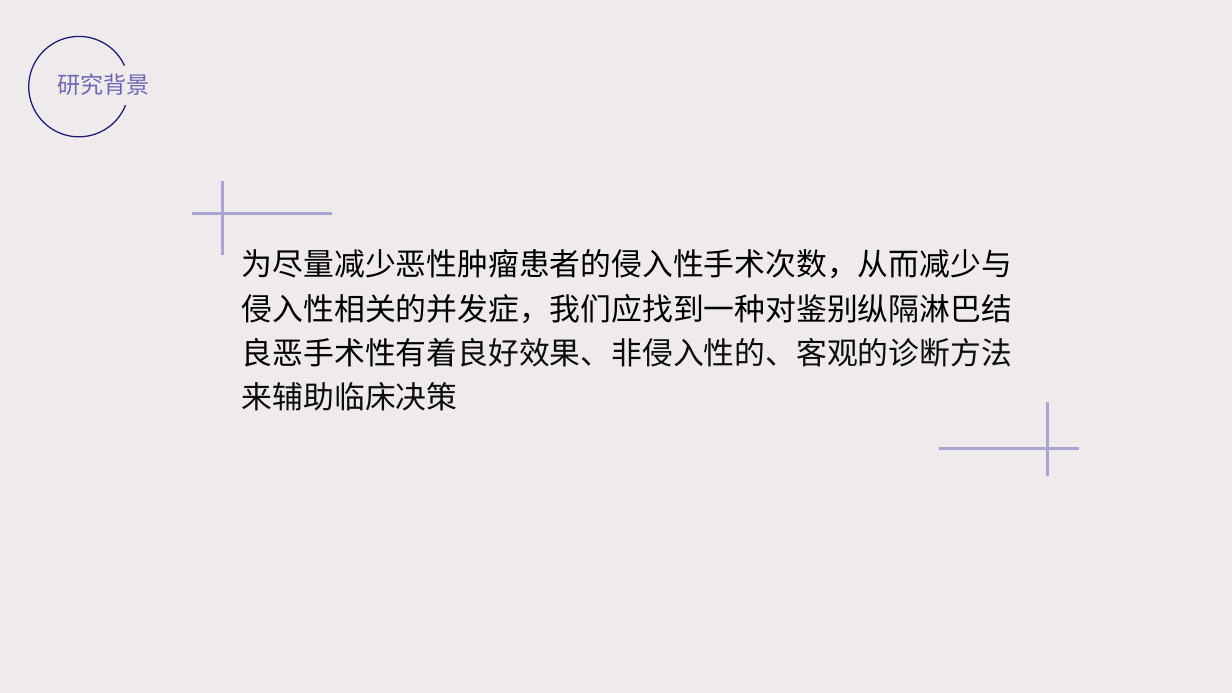
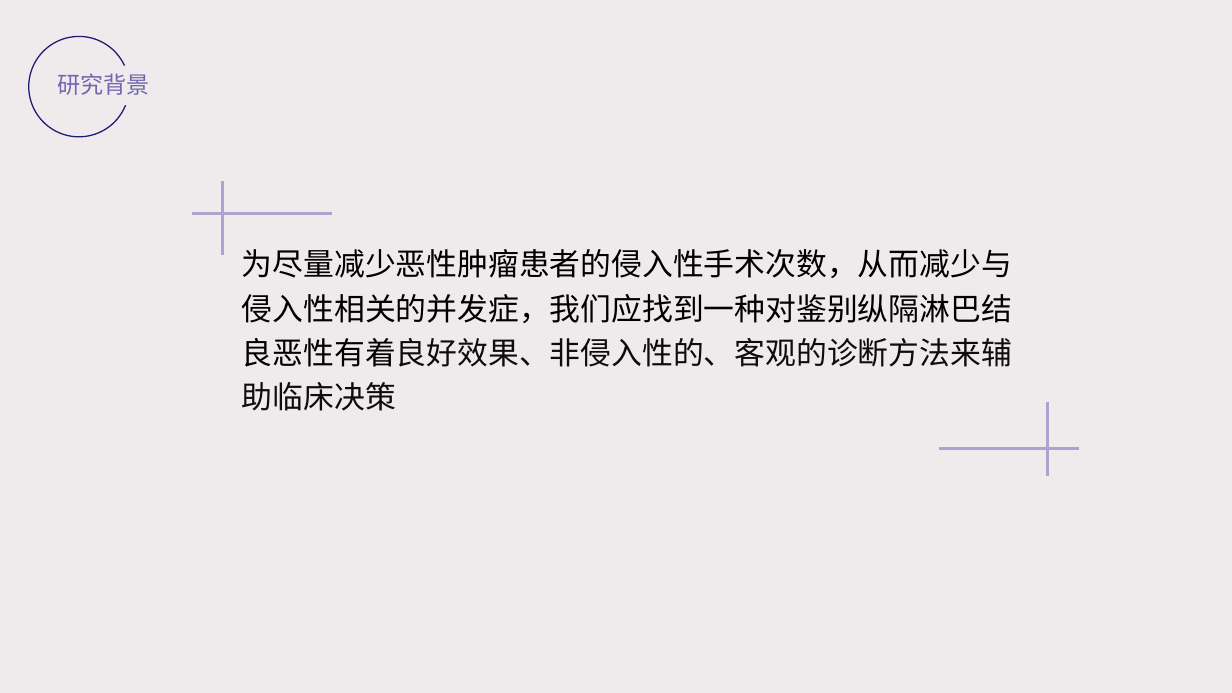
Before and after one commit to dongmengshi/-, a slide deck: slide 5 of ppt/毕业答辩PPT.pptx. Drawn at 1232x693 pixels with LibreOffice and Linux fonts; fonts in the diff are those of the drawing. Boxes give left, top, right and bottom in pixels: in the first picture for what was removed or moved away, otherwise in the second. Text is boxed around its words. In the diff, an @@ line names an element or a change of style, - is before the commit and + after.

```diff
--- a/ppt/毕业答辩PPT.pptx
+++ b/ppt/毕业答辩PPT.pptx
@@ text at box(242, 249, 1012, 411): text changed @@
-为尽量减少恶性肿瘤患者的侵入性手术次数，从而减少与侵入性相关的并发症，我们应找到一种对鉴别纵隔淋巴结良恶手术性有着良好效果、非侵入性的、客观的诊断方法来辅助临床决策
+为尽量减少恶性肿瘤患者的侵入性手术次数，从而减少与侵入性相关的并发症，我们应找到一种对鉴别纵隔淋巴结良恶性有着良好效果、非侵入性的、客观的诊断方法来辅助临床决策
```
Also in this commit, not shown: 5 other slides changed, 15 slides added, 24 slides removed, 16 other files.
